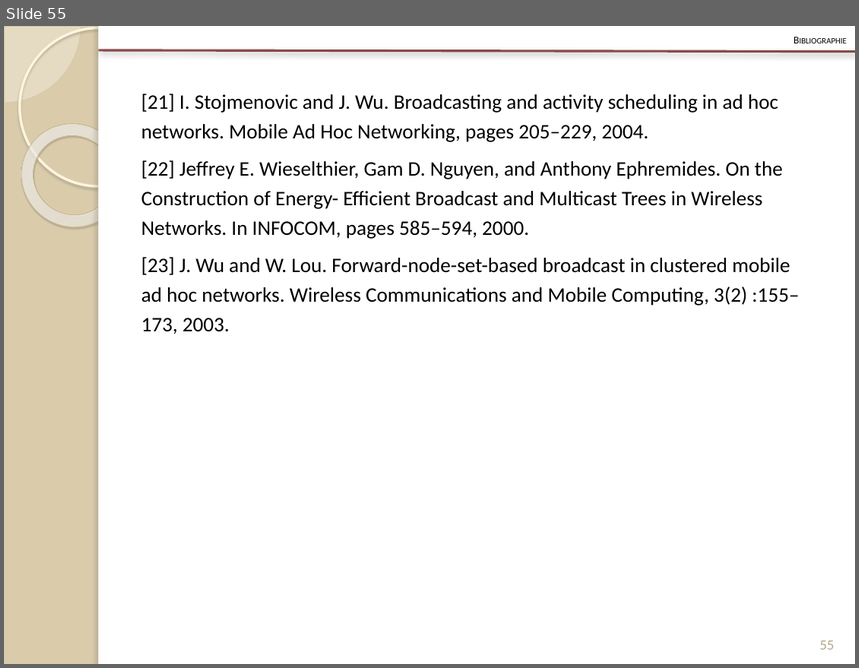
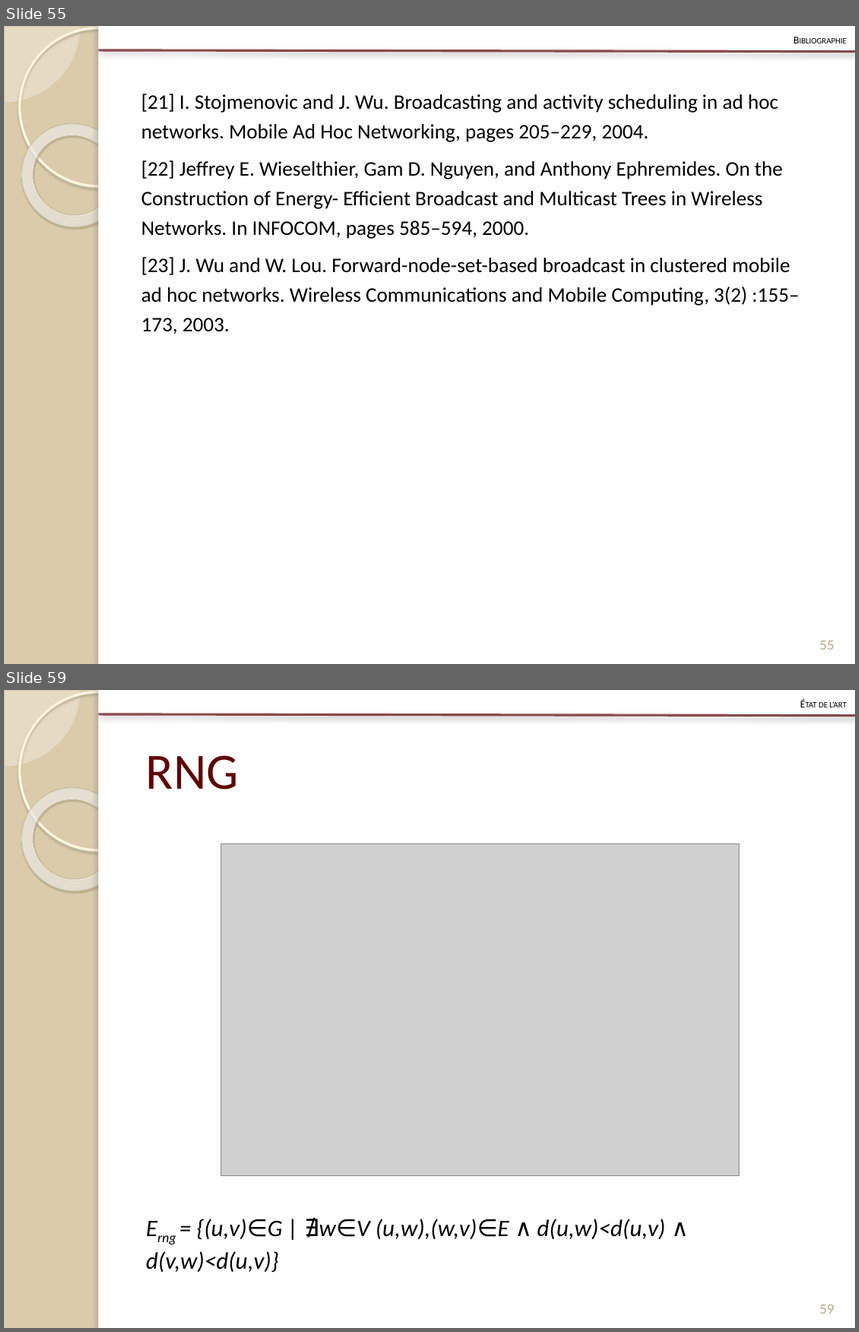
Before and after one commit to Patre/Energy-saving-in-sensors--networks, a slide deck: Redaction/Presentation/pres.pptx. Shown one above the other, each under a label of ours: slide 55 before the commit, slides 55 and 59 after it; the slides between them are not shown. The pictures are 859x668 and 859x1332 pixels, drawn with LibreOffice and Linux fonts; fonts in the diff are those of the drawing; grey boxes stand for pictures. Boxes give left, top, right and bottom in pixels: in the first picture for what was removed or moved away, otherwise in the second. Text is boxed around its words. In the diff, an @@ line names an element or a change of style, - is before the commit and + after.

```diff
--- a/Redaction/Presentation/pres.pptx
+++ b/Redaction/Presentation/pres.pptx
@@ slide 59 added at <box>4,690,855,1328</box>, background #DACCAB; not listed: 6 template elements that a slide beside it also shows @@
@@ text added at <box>819,701,846,707</box>, 8.8 pt, text #000000, small capitals @@
+État de l’art
@@ title added at <box>146,755,239,790</box>, 43 pt, text #5F0406 @@
+RNG
@@ picture added at <box>221,844,740,1176</box> @@
@@ text added at <box>146,1219,666,1273</box>, 20 pt, text #000000, italic @@
+Erng = {(u,v)∈G | ∄w∈V (u,w),(w,v)∈E ∧ d(u,w)<d(u,v) ∧ d(v,w)<d(u,v)}
@@ page number added at <box>820,1305,835,1314</box>, 12 pt, text #B6A98A @@
+59
```
Also in this commit, not shown: 9 slides changed, 7 other slides added, 3 other files.
